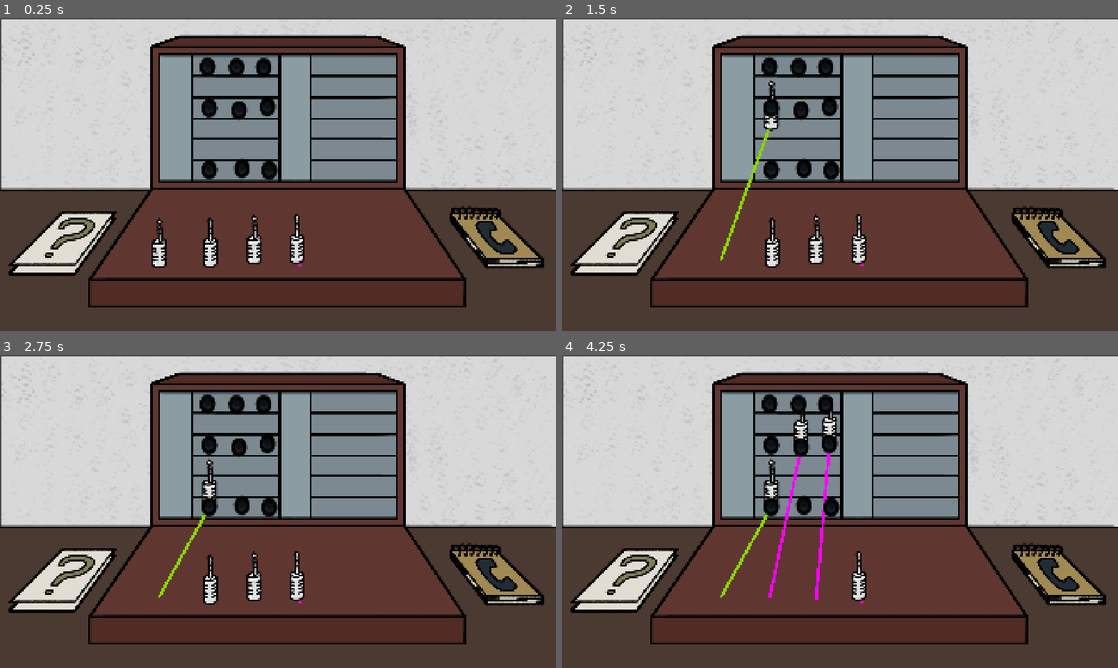
Above: before the commit, frames 1-4 (two rows, left to right).
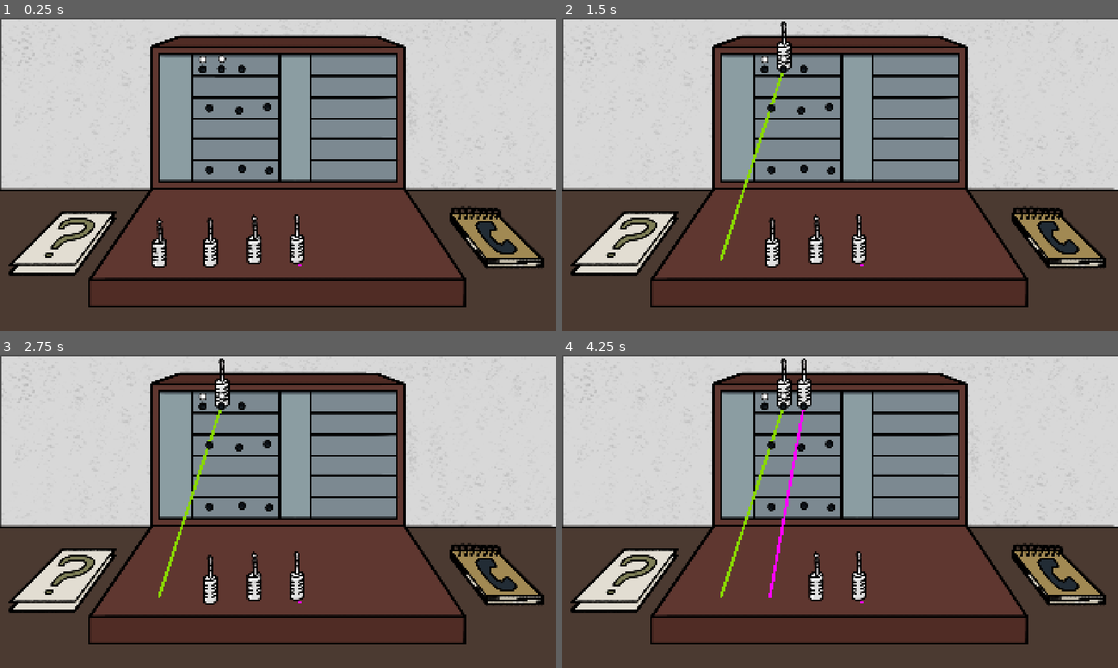
Above: after the commit, the same moments.

Repository: Arrenteks/LD60
Game: Godot game, scene res://scenes/GameArea.tscn
Same seed, same stepped clock (60 frames per second), same inputs: the game is played once before the commit and once after it. This scene is started directly instead of the project's main scene.
Inputs (mouse positions are in pixels of both pictures, inside the frame that each line leads up to):
- Up to frame 1 (0.25 s): no input
- Up to frame 2 (1.5 s): tap Enter at 0.5 s; drag from (723, 243) to (767, 68) at 0.52 s; drag from (773, 83) to (773, 171) at 1.27 s
- Up to frame 3 (2.75 s): move the mouse to (211, 580) at 2.02 s; click (211, 580) at 2.17 s
- Up to frame 4 (4.25 s): tap Space at 2.75 s; drag from (773, 580) to (801, 405) at 2.77 s; drag from (817, 577) to (823, 405) at 3.52 s

The runs differ from the first frame. In frame 1, 1.2% of the frame differs, in the area x 35-50%, y 11-52%; in frame 2, 1.9%; in frame 3, 2.0%; in frame 4, 3.4%, in the area x 28-50%, y 1-79%.

Commit message:
Add Phonebook and Questions to scene and change color on receiving call

Diff:
--- a/ld-60/project.godot
+++ b/ld-60/project.godot
@@ -32,6 +32,10 @@
 window/stretch/mode="canvas_items"
 window/stretch/aspect="expand"
 
+[global_group]
+
+item_socket=""
+
 [input]
 
 PauseToggle={
@@ -39,9 +43,6 @@
 "events": [Object(InputEventKey,"resource_local_to_scene":false,"resource_name":"","device":-1,"window_id":0,"alt_press …(195 unchanged characters)…
 ]
 }
-[global_group]
-
-item_socket=""
 
 [layer_names]
 
--- a/ld-60/scenes/GameArea.tscn
+++ b/ld-60/scenes/GameArea.tscn
@@ -5,9 +5,13 @@
 [ext_resource type="Texture2D" uid="uid://44yq2brbco6x" path="res://sprites/Telefonbuch.png" id="2_yhdnk"]
 [ext_resource type="Texture2D" uid="uid://dc4wkcw6qhu22" path="res://sprites/Fragen.png" id="3_t6131"]
 [ext_resource type="Texture2D" uid="uid://buig821qdroj3" path="res://sprites/Maschine/Maschiene.png" id="4_xxp6o"]
+[ext_resource type="Script" uid="uid://dnji4byfssote" path="res://scenes/telefonbuch.gd" id="5_yhdnk"]
 [ext_resource type="PackedScene" uid="uid://dg28d7nvok3sm" path="res://scenes/item_cable.tscn" id="7_3tn20"]
+[ext_resource type="Script" uid="uid://c8c45bl52lijn" path="res://scenes/fragen.gd" id="7_t6131"]
 [ext_resource type="PackedScene" uid="uid://cfr7y5r6fisa7" path="res://scenes/socket.tscn" id="8_2dfqc"]
 [ext_resource type="Texture2D" uid="uid://b7pfnblanbsb3" path="res://sprites/Schalter.png" id="9_qqxer"]
+[ext_resource type="Script" uid="uid://wxrgvaqrbs1f" path="res://scenes/phone_logic_group.gd" id="10_ka7pv"]
+[ext_resource type="Texture2D" uid="uid://d2lkt570lsh47" path="res://sprites/Maschine/Licht.png" id="10_xxp6o"]
 [ext_resource type="PackedScene" uid="uid://cau2ckh08fckc" path="res://scenes/Klinke_grabbable.tscn" id="10_yhdnk"]
 
 [node name="GameArea" type="Node2D" unique_id=1015749483]
@@ -28,10 +32,29 @@
 [node name="Telefonbuch2" type="Sprite2D" parent="." unique_id=1888902373]
 position = Vector2(1715, 758)
 texture = ExtResource("2_yhdnk")
+script = ExtResource("5_yhdnk")
+
+[node name="Area2D" type="Area2D" parent="Telefonbuch2" unique_id=1048070148]
+position = Vector2(-17, 2)
+
+[node name="CollisionPolygon2D" type="CollisionPolygon2D" parent="Telefonbuch2/Area2D" unique_id=142470229]
+polygon = PackedVector2Array(-150, -73, -41, 71, -12, 100, 184, 100, 177, 67, 26, -101, -136, -110)
+
+[node name="Marker2D" type="Marker2D" parent="Telefonbuch2" unique_id=426781468]
+position = Vector2(-43, -521)
 
 [node name="Fragen2" type="Sprite2D" parent="." unique_id=1114576092]
 position = Vector2(215, 777)
 texture = ExtResource("3_t6131")
+script = ExtResource("7_t6131")
+
+[node name="Area2D" type="Area2D" parent="Fragen2" unique_id=525810955]
+
+[node name="CollisionPolygon2D" type="CollisionPolygon2D" parent="Fragen2/Area2D" unique_id=1980540274]
+polygon = PackedVector2Array(1, -109, -203, 103, 40, 102, 209, -111)
+
+[node name="Marker2D" type="Marker2D" parent="Fragen2" unique_id=692554654]
+position = Vector2(1, -541)
 
 [node name="grp_Kabel" type="Node2D" parent="." unique_id=1233695503]
 position = Vector2(950, 653)
@@ -59,57 +82,64 @@
 
 [node name="grp_Sockets" type="Node" parent="." unique_id=39759795]
 
-[node name="ItemSocket01" parent="grp_Sockets" unique_id=1394437148 instance=ExtResource("8_2dfqc")]
-position = Vector2(717, 170.00003)
-scale = Vector2(1.9787046, 2.3709595)
-collision_mask = 1
-monitoring = true
-
-[node name="ItemSocket02" parent="grp_Sockets" unique_id=23690075 instance=ExtResource("8_2dfqc")]
-position = Vector2(817, 172.00003)
-scale = Vector2(1.9787046, 2.3709595)
-collision_mask = 1
-monitoring = true
-
 [node name="ItemSocket03" parent="grp_Sockets" unique_id=180162585 instance=ExtResource("8_2dfqc")]
-position = Vector2(911.00006, 172.00003)
-scale = Vector2(1.9787046, 2.3709595)
+position = Vector2(835, 177)
 collision_mask = 1
 monitoring = true
 
 [node name="ItemSocket04" parent="grp_Sockets" unique_id=1685638125 instance=ExtResource("8_2dfqc")]
 position = Vector2(723.00006, 312.00003)
-scale = Vector2(1.9787046, 2.3709595)
 collision_mask = 1
 monitoring = true
 
 [node name="ItemSocket05" parent="grp_Sockets" unique_id=241929341 instance=ExtResource("8_2dfqc")]
 position = Vector2(826, 320.00003)
-scale = Vector2(1.9787046, 2.3709595)
 collision_mask = 1
 monitoring = true
 
 [node name="ItemSocket06" parent="grp_Sockets" unique_id=1245776160 instance=ExtResource("8_2dfqc")]
 position = Vector2(924, 308.00003)
-scale = Vector2(1.9787046, 2.3709595)
 collision_mask = 1
 monitoring = true
 
 [node name="ItemSocket07" parent="grp_Sockets" unique_id=750107973 instance=ExtResource("8_2dfqc")]
 position = Vector2(723, 525)
-scale = Vector2(1.9787046, 2.3709595)
 collision_mask = 1
 monitoring = true
 
 [node name="ItemSocket08" parent="grp_Sockets" unique_id=1095101092 instance=ExtResource("8_2dfqc")]
 position = Vector2(836, 521)
-scale = Vector2(1.9787046, 2.3709595)
 collision_mask = 1
 monitoring = true
 
 [node name="ItemSocket09" parent="grp_Sockets" unique_id=1506292444 instance=ExtResource("8_2dfqc")]
 position = Vector2(930, 527)
-scale = Vector2(1.9787046, 2.3709595)
+collision_mask = 1
+monitoring = true
+
+[node name="logic_group01" type="Node2D" parent="grp_Sockets" unique_id=2022892290]
+script = ExtResource("10_ka7pv")
+phone_number = "4122"
+active_tint_color = Color(0.79898256, 0, 0, 1)
+inactive_tint_color = Color(0, 0, 0, 0)
+
+[node name="Licht" type="Sprite2D" parent="grp_Sockets/logic_group01" unique_id=1887051256]
+position = Vector2(700, 143)
+texture = ExtResource("10_xxp6o")
+
+[node name="ItemSocket01" parent="grp_Sockets/logic_group01" unique_id=1394437148 instance=ExtResource("8_2dfqc")]
+position = Vector2(700, 178)
+collision_mask = 1
+monitoring = true
+
+[node name="logic_group02" type="Node2D" parent="grp_Sockets" unique_id=1041624085]
+
+[node name="Licht" type="Sprite2D" parent="grp_Sockets/logic_group02" unique_id=649950643]
+position = Vector2(766, 141)
+texture = ExtResource("10_xxp6o")
+
+[node name="ItemSocket02" parent="grp_Sockets/logic_group02" unique_id=23690075 instance=ExtResource("8_2dfqc")]
+position = Vector2(765, 177)
 collision_mask = 1
 monitoring = true
 
@@ -187,3 +217,10 @@
 [node name="Klinke04" parent="grp_Klinke" unique_id=726968096 instance=ExtResource("10_yhdnk")]
 position = Vector2(1024, 842)
 has_origin = true
+
+[node name="grp_Licht" type="Node2D" parent="." unique_id=1538854915]
+
+[node name="Node2D" type="Node2D" parent="." unique_id=1735316648]
+
+[connection signal="input_event" from="Telefonbuch2/Area2D" to="Telefonbuch2" method="_on_area_2d_input_event"]
+[connection signal="input_event" from="Fragen2/Area2D" to="Fragen2" method="_on_area_2d_input_event"]
--- /dev/null
+++ b/ld-60/scenes/fragen.gd
@@ -0,0 +1,27 @@
+extends Sprite2D
+
+
+const QUESTION_SHEET = preload("uid://dd06wyaj3erju")
+
+var question_open : bool = false;
+var question_instance;
+@onready var marker: Marker2D = $Marker2D
+
+
+
+
+
+func _on_area_2d_input_event(viewport: Node, event: InputEvent, shape_idx: int) -> void:
+	if(event is InputEventMouseButton && event.is_pressed()):
+		toggle_questions();
+
+
+
+func toggle_questions():
+	question_open = !question_open
+
+	if(question_open):
+		question_instance = QUESTION_SHEET.instantiate()
+		marker.add_child(question_instance)
+	else:
+		question_instance.queue_free()
--- /dev/null
+++ b/ld-60/scenes/phone_logic_group.gd
@@ -0,0 +1,21 @@
+extends Node2D
+
+@export var phone_number : String
+@export var active_tint_color : Color
+@export var inactive_tint_color : Color
+
+@onready var licht: Sprite2D = $Licht
+
+func _ready() -> void:
+	SignalManager.start_call.connect(try_begin_call)
+
+
+func try_begin_call(phone_number: String):
+	if(self.phone_number == phone_number):
+		begin_call()
+
+func begin_call():
+	licht.modulate = active_tint_color
+
+func end_call():
+	licht.modulate = inactive_tint_color
--- a/ld-60/scenes/questions/question_sheet.tscn
+++ b/ld-60/scenes/questions/question_sheet.tscn
@@ -1,16 +1,15 @@
 [gd_scene format=3 uid="uid://dd06wyaj3erju"]
 
 [ext_resource type="Script" uid="uid://5s3v2rjf2igx" path="res://scripts/questions/question_sheet.gd" id="1_gc8ai"]
-[ext_resource type="PackedScene" uid="uid://c2go5f5ld4qoi" path="res://scenes/telephone_book.tscn" id="2_gpaum"]
 
 [node name="QuestionSheet" type="Control" unique_id=451217894]
+z_index = 100
 layout_mode = 3
-anchors_preset = 15
-anchor_right = 1.0
-anchor_bottom = 1.0
+anchor_right = 0.286
+anchor_bottom = 0.61800003
 offset_left = -2.0
-offset_right = -1371.0
-offset_bottom = -413.0
+offset_right = -0.11999512
+offset_bottom = -0.44006348
 grow_horizontal = 2
 grow_vertical = 2
 script = ExtResource("1_gc8ai")
@@ -33,13 +32,6 @@
 grow_horizontal = 2
 grow_vertical = 2
 theme_override_constants/separation = 15
-
-[node name="TelephoneBook" parent="ColorRect" unique_id=1928895459 instance=ExtResource("2_gpaum")]
-layout_mode = 1
-offset_left = 1288.0
-offset_top = 182.0
-offset_right = 737.0
-offset_bottom = -248.0
 
 [node name="nextPage" type="Button" parent="ColorRect" unique_id=2133195270]
 layout_mode = 1
--- /dev/null
+++ b/ld-60/scenes/telefonbuch.gd
@@ -0,0 +1,25 @@
+extends Sprite2D
+
+const TELEPHONE_BOOK = preload("uid://c2go5f5ld4qoi")
+@onready var marker: Marker2D = $Marker2D
+
+var _telephonebook_open = false;
+var _phonebook_instance;
+
+
+
+func _on_area_2d_input_event(viewport: Node, event: InputEvent, shape_idx: int) -> void:
+	if event is InputEventMouseButton && event.is_pressed():
+		toggle_phonebook()
+
+
+
+
+func toggle_phonebook():
+	_telephonebook_open = !_telephonebook_open
+
+	if(_telephonebook_open):
+		_phonebook_instance = TELEPHONE_BOOK.instantiate()
+		marker.add_child(_phonebook_instance)
+	else:
+		_phonebook_instance.queue_free()
--- a/ld-60/scenes/telephone_book.tscn
+++ b/ld-60/scenes/telephone_book.tscn
@@ -5,11 +5,10 @@
 
 [node name="TelephoneBook" type="Control" unique_id=1928895459]
 layout_mode = 3
-anchors_preset = 15
-anchor_right = 1.0
-anchor_bottom = 1.0
-offset_right = -1420.0
-offset_bottom = -430.0
+anchor_right = 0.26000002
+anchor_bottom = 0.60200006
+offset_right = 0.7999573
+offset_bottom = -0.16003418
 grow_horizontal = 2
 grow_vertical = 2
 theme = ExtResource("1_wdrb8")
--- a/ld-60/scripts/globals/tickengine.gd
+++ b/ld-60/scripts/globals/tickengine.gd
@@ -25,7 +25,7 @@
 	game_time = Game_Time.new(start_hour_tens, start_hour_first, start_minute_tens, start_minute_first)
 	game_time_event_dictionary["08:00"] = Game_Routine_Event.new(GameRoutineEventType.StartDay)
 	game_time_event_dictionary["08:10"] = Game_Routine_Event.new(GameRoutineEventType.Boss)
-	game_time_event_dictionary["08:15"] = Game_Routine_Event.new(GameRoutineEventType.Call, 22)
+	game_time_event_dictionary["08:15"] = Game_Routine_Event.new(GameRoutineEventType.Call, "4122")
 	game_time_event_dictionary["08:20"] = Game_Routine_Event.new(GameRoutineEventType.EndDay)
 	tick_timer.start(tick_timer_duration);
 
Not shown, added: ld-60/scenes/fragen.gd.uid
Not shown, added: ld-60/scenes/phone_logic_group.gd.uid
Not shown, added: ld-60/scenes/telefonbuch.gd.uid
